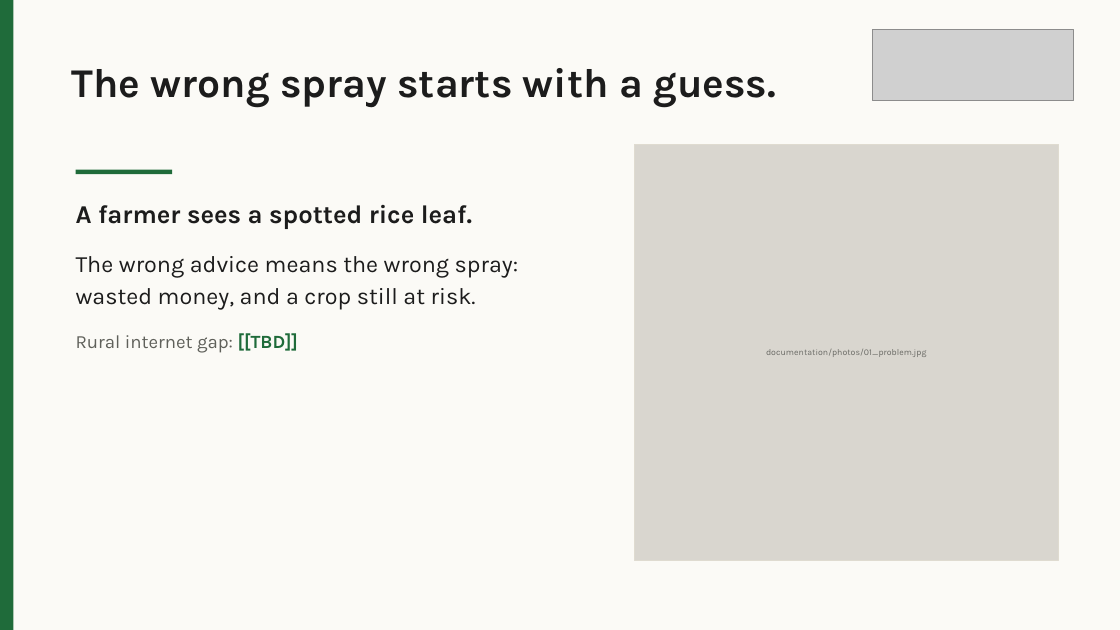
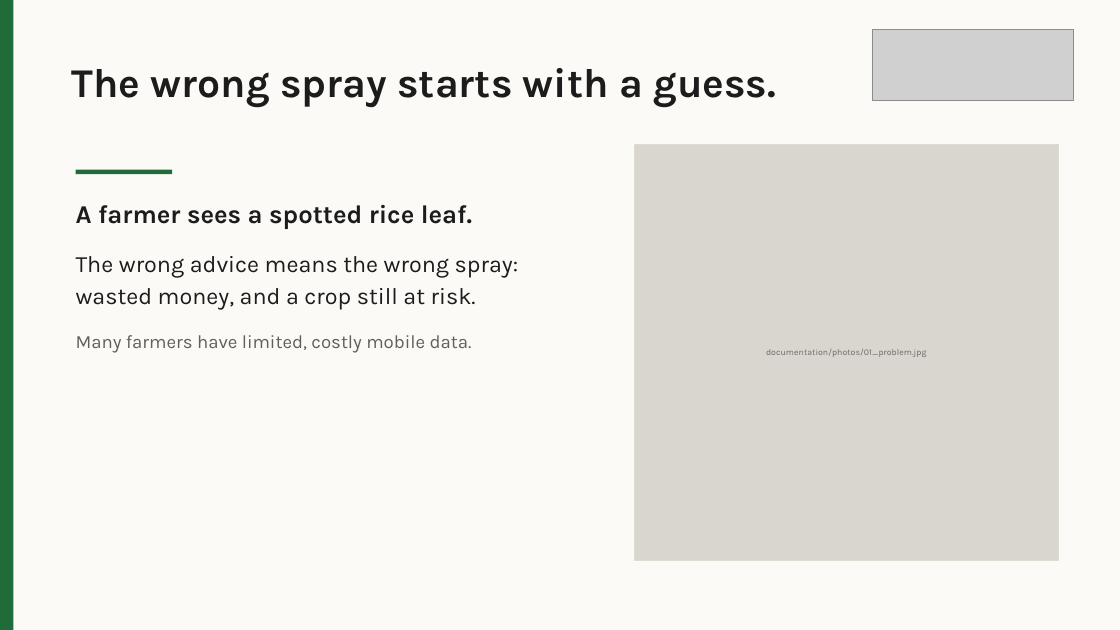
Before and after one commit to masumcit44/AgroLeaf-AI, a slide deck: slide 1 of documentation/submission/AgroLeaf_AI_deck_v1.pptx. Drawn at 1120x630 pixels with LibreOffice and Linux fonts; fonts in the diff are those of the drawing; grey boxes stand for pictures. Boxes give left, top, right and bottom in pixels: in the first picture for what was removed or moved away, otherwise in the second. Text is boxed around its words. In the diff, an @@ line names an element or a change of style, - is before the commit and + after.

```diff
--- a/documentation/submission/AgroLeaf_AI_deck_v1.pptx
+++ b/documentation/submission/AgroLeaf_AI_deck_v1.pptx
@@ text at box(76, 335, 472, 353): text changed @@
-Rural internet gap: [[TBD]]
+Many farmers have limited, costly mobile data.
```
Also in this commit, not shown: 1 other slide changed, 7 other files.
